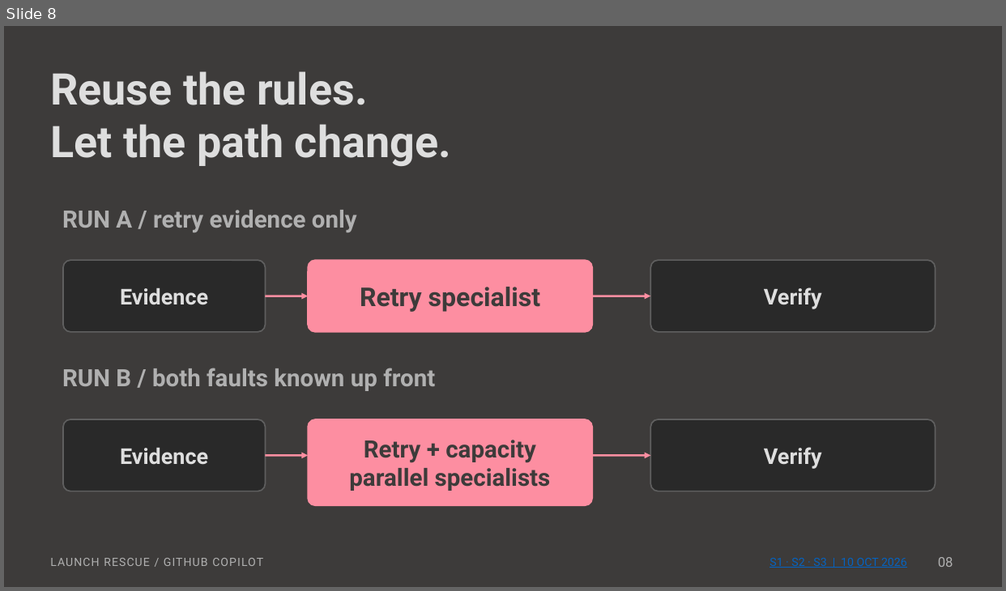
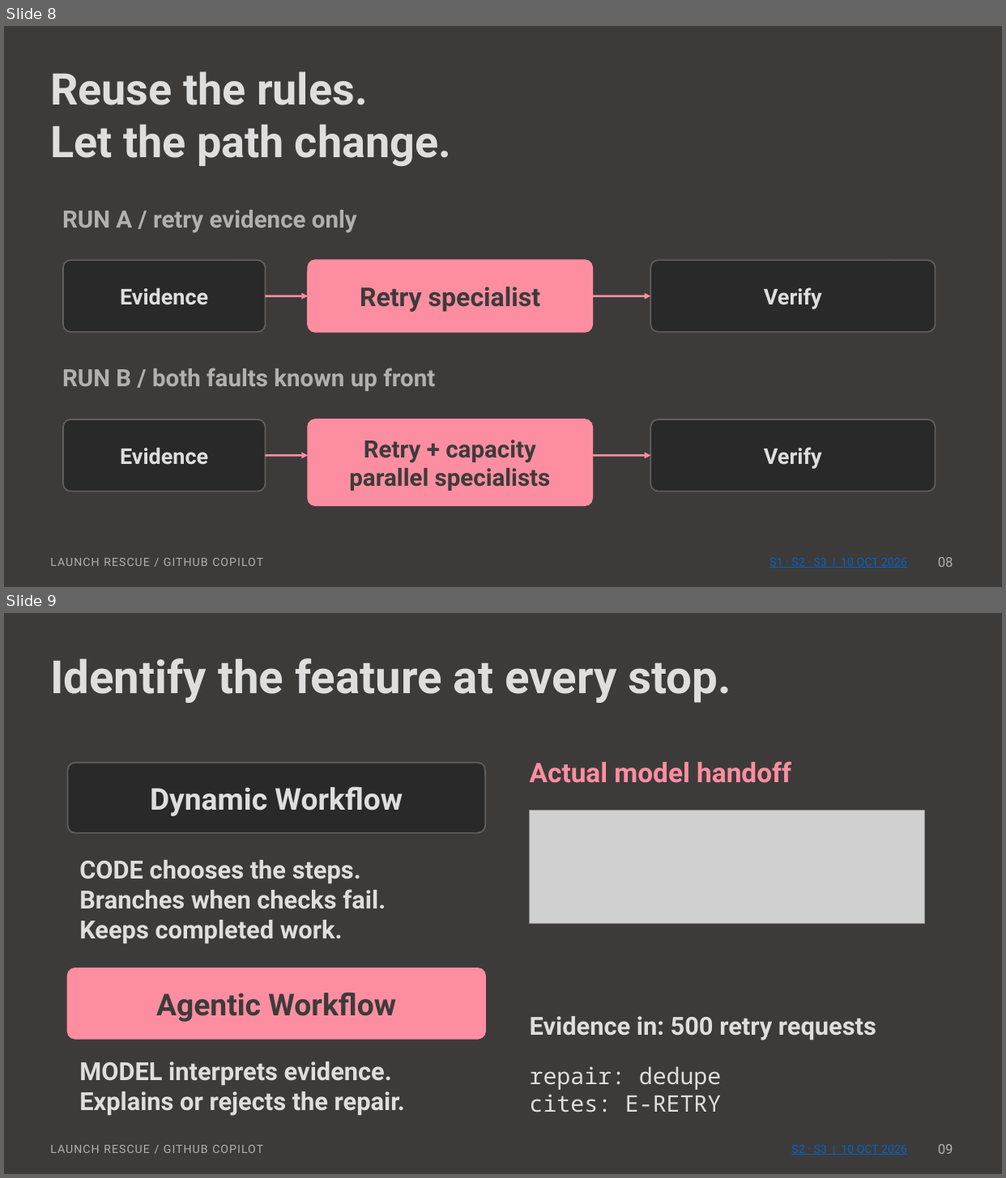
Before and after one commit to msftnadavbh/workflows, a slide deck: Launch-Rescue.pptx. Shown one above the other, each under a label of ours: slide 8 before the commit, slides 8 and 9 after it. The pictures are 1006x591 and 1006x1178 pixels, drawn with LibreOffice and Linux fonts; fonts in the diff are those of the drawing; grey boxes stand for pictures. Boxes give left, top, right and bottom in pixels: in the first picture for what was removed or moved away, otherwise in the second. Text is boxed around its words. In the diff, an @@ line names an element or a change of style, - is before the commit and + after.

```diff
--- a/Launch-Rescue.pptx
+++ b/Launch-Rescue.pptx
@@ slide 9 added at (x1=4, y1=613, x2=1002, y2=1174), background #3D3B3A @@
@@ text added at (x1=50, y1=658, x2=731, y2=703), 44 pt, text #DEDEDE, bold @@
+Identify the feature at every stop.
@@ rounded rectangle added at (x1=68, y1=763, x2=485, y2=833), fill #292929, outline #5F5F5F 1.3 pt @@
@@ text added at (x1=530, y1=761, x2=791, y2=783), 26 pt, text #FD8EA1, bold @@
+Actual model handoff
@@ text added at (x1=150, y1=786, x2=403, y2=816), 29 pt, text #DEDEDE, bold @@
+Dynamic Workflow
@@ picture added at (x1=530, y1=811, x2=925, y2=924) @@
@@ text added at (x1=79, y1=860, x2=386, y2=944), 24 pt, text #DEDEDE, bold @@
+CODE chooses the steps.
+Branches when checks fail.
+Keeps completed work.
@@ rounded rectangle added at (x1=68, y1=969, x2=485, y2=1039), fill #FD8EA1, outline #FD8EA1 1.3 pt @@
@@ text added at (x1=156, y1=992, x2=396, y2=1022), 29 pt, text #3D3B3A, bold @@
+Agentic Workflow
@@ text added at (x1=530, y1=1016, x2=876, y2=1041), 24 pt, text #DEDEDE, bold @@
+Evidence in: 500 retry requests
@@ text added at (x1=79, y1=1062, x2=405, y2=1116), 24 pt, text #DEDEDE, bold @@
+MODEL interprets evidence.
+Explains or rejects the repair.
@@ text added at (x1=530, y1=1067, x2=721, y2=1113), 22 pt, text #DEDEDE @@
+repair: dedupe
+cites: E-RETRY
@@ text added at (x1=50, y1=1145, x2=263, y2=1153), 11 pt, text #B0B0B0 @@
+LAUNCH RESCUE / GITHUB COPILOT
@@ text added at (x1=791, y1=1145, x2=907, y2=1155), 11 pt, text #0563C1, underline @@
+S2 · S3 | 10 OCT 2026
@@ text added at (x1=938, y1=1144, x2=953, y2=1154), 13 pt, text #B0B0B0 @@
+09
```
Also in this commit, not shown: 1 slide changed, 1 other slide added, 2 slides removed, 59 other files.
